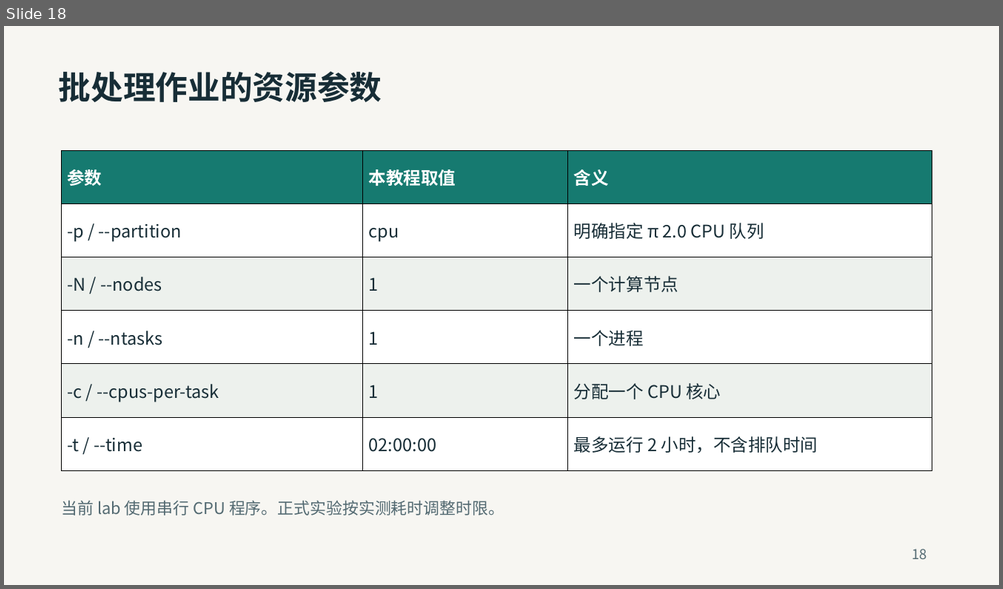
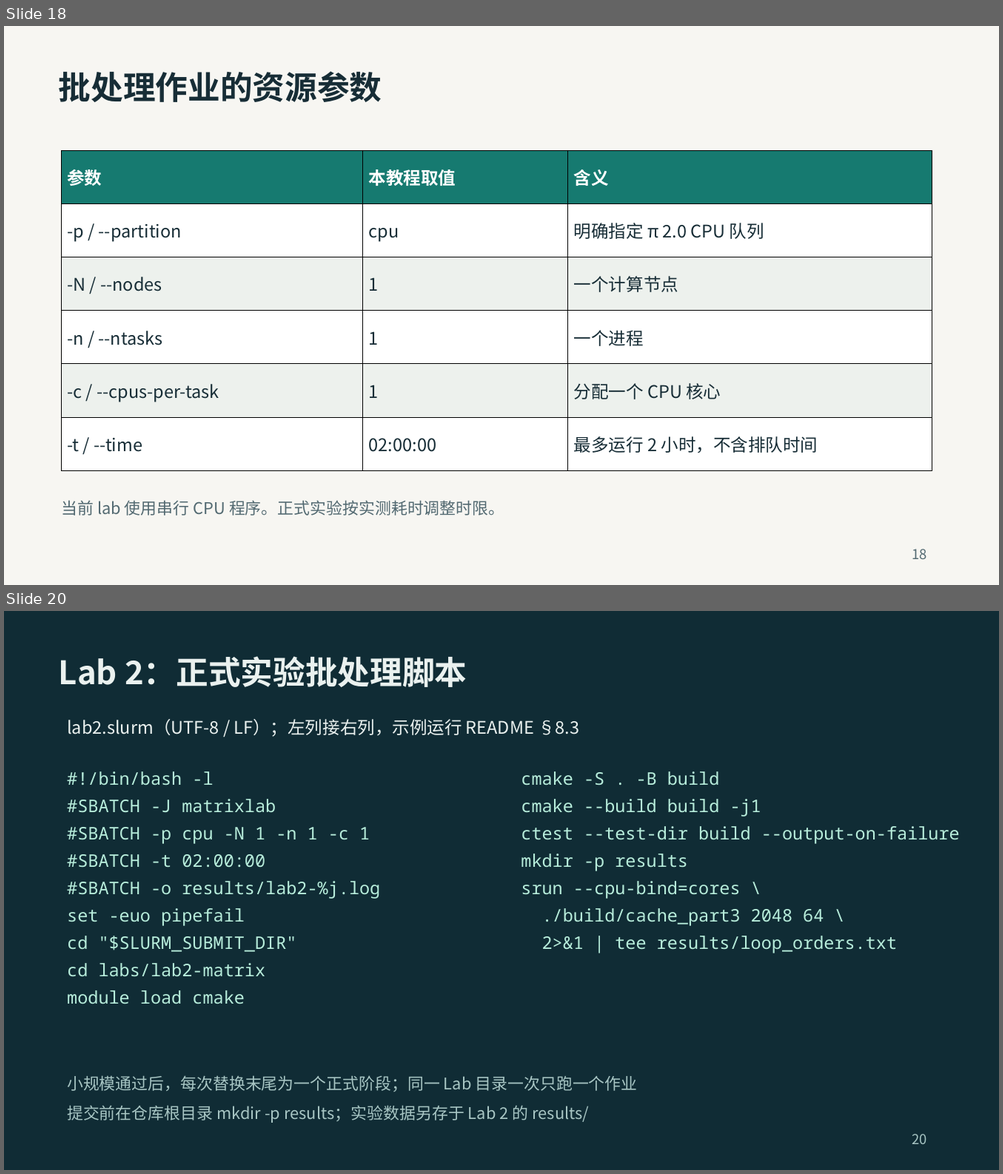
Before and after one commit to 2026-fall-calabs/calabs-2026-fall-starter, a slide deck: docs/交我算平台Lab运行指南-学生版.pptx. Shown one above the other, each under a label of ours: slide 18 before the commit, slides 18 and 20 after it; the slides between them are not shown. The pictures are 1003x589 and 1003x1174 pixels, drawn with LibreOffice and Linux fonts; fonts in the diff are those of the drawing. Boxes give left, top, right and bottom in pixels: in the first picture for what was removed or moved away, otherwise in the second. Text is boxed around its words. In the diff, an @@ line names an element or a change of style, - is before the commit and + after.

Commit message:
Align platform tutorial with formal lab README workflows

```diff
--- a/docs/交我算平台Lab运行指南-学生版.pptx
+++ b/docs/交我算平台Lab运行指南-学生版.pptx
@@ slide 20 added at <box>4,611,999,1170</box>, background #102C35 @@
@@ text added at <box>59,656,467,687</box>, 39 pt, text #EAF1EF, bold @@
+Lab 2：正式实验批处理脚本
@@ text added at <box>67,719,579,737</box>, 21 pt, text #EAF1EF @@
+lab2.slurm（UTF-8 / LF）；左列接右列，示例运行 README §8.3
@@ text added at <box>67,772,213,786</box>, 21 pt, text #B7EDDB @@
+#!/bin/bash -l
@@ text added at <box>521,772,720,785</box>, 21 pt, text #B7EDDB @@
+cmake -S . -B build
@@ text added at <box>67,799,276,812</box>, 21 pt, text #B7EDDB @@
+#SBATCH -J matrixlab
@@ text added at <box>521,799,761,817</box>, 21 pt, text #B7EDDB @@
+cmake --build build -j1
@@ text added at <box>67,827,370,844</box>, 21 pt, text #B7EDDB @@
+#SBATCH -p cpu -N 1 -n 1 -c 1
@@ text added at <box>521,826,959,844</box>, 21 pt, text #B7EDDB @@
+ctest --test-dir build --output-on-failure
@@ text added at <box>67,854,265,868</box>, 21 pt, text #B7EDDB @@
+#SBATCH -t 02:00:00
@@ text added at <box>521,854,688,871</box>, 21 pt, text #B7EDDB @@
+mkdir -p results
@@ text added at <box>67,881,380,899</box>, 21 pt, text #B7EDDB @@
+#SBATCH -o results/lab2-%j.log
@@ text added at <box>521,881,740,899</box>, 21 pt, text #B7EDDB @@
+srun --cpu-bind=cores \
@@ text added at <box>67,908,244,926</box>, 21 pt, text #B7EDDB @@
+set -euo pipefail
@@ text added at <box>542,908,823,926</box>, 21 pt, text #B7EDDB @@
+./build/cache_part3 2048 64 \
@@ text added at <box>67,936,297,952</box>, 21 pt, text #B7EDDB @@
+cd "$SLURM_SUBMIT_DIR"
@@ text added at <box>542,936,896,954</box>, 21 pt, text #B7EDDB @@
+2>&1 | tee results/loop_orders.txt
@@ text added at <box>67,963,266,977</box>, 21 pt, text #B7EDDB @@
+cd labs/lab2-matrix
@@ text added at <box>67,991,244,1005</box>, 21 pt, text #B7EDDB @@
+module load cmake
@@ text added at <box>67,1076,637,1092</box>, 19.5 pt, text #A8C6C4 @@
+小规模通过后，每次替换末尾为一个正式阶段；同一 Lab 目录一次只跑一个作业
@@ text added at <box>67,1105,589,1123</box>, 19.5 pt, text #A8C6C4 @@
+提交前在仓库根目录 mkdir -p results；实验数据另存于 Lab 2 的 results/
@@ text added at <box>911,1134,926,1145</box>, 16.5 pt, text #A8C6C4 @@
+20
```
Also in this commit, not shown: 10 slides changed, 10 other slides added, 5 slides removed, 1 other file.
